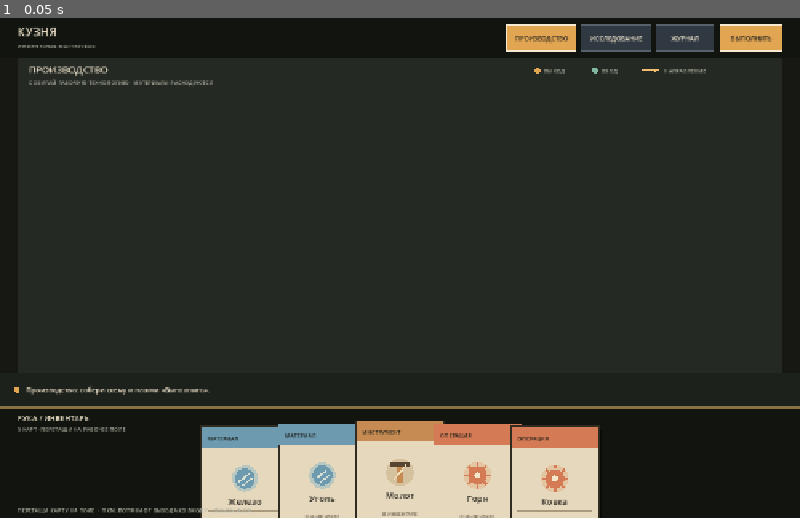
Above: before the commit, frame 1.
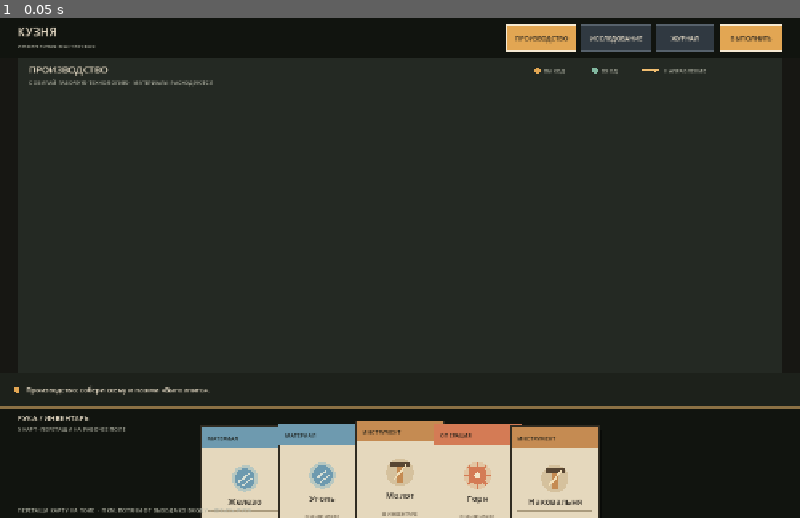
Above: after the commit, the same moment.

Repository: Blyaprint/new-1-bit-kuznya
Game: Godot game, scene res://scenes/board_prototype.tscn
Two runs of this game, one before a commit and one after it. Both use one fixed random seed, a clock stepped at 60 frames per second and the inputs below.
Inputs:
- Up to frame 1 (0.05 s): no input

The runs differ from the first frame. In frame 1, 0.2% of the frame differs, in the area x 64-73%, y 83-98%.

Commit message:
Give iron separate heat and force inputs

Diff:
--- a/scripts/board_prototype.gd
+++ b/scripts/board_prototype.gd
@@ -48,7 +48,7 @@
 	_add_card("Уголь", "МАТЕРИАЛ")
 	_add_card("Молот", "ИНСТРУМЕНТ")
 	_add_card("Горн", "ОПЕРАЦИЯ")
-	_add_card("Ковка", "ОПЕРАЦИЯ")
+	_add_card("Наковальня", "ИНСТРУМЕНТ")
 	queue_redraw()
 
 
@@ -209,7 +209,7 @@
 		execution_message = "Размести на поле хотя бы две карты."
 		return
 
-	var required := ["Железо", "Уголь", "Молот", "Нагрев", "Заготовка"]
+	var required := ["Железо", "Уголь", "Молот", "Горн"]
 	for title in required:
 		if not by_title.has(title):
 			execution_message = "Для подковы не хватает карты «%s»." % title
@@ -217,16 +217,14 @@
 	# Typed sockets model the actual workshop process.
 	var required_links := [
 		"%d:0:%d:0" % [int(by_title["Уголь"].id), int(by_title["Горн"].id)],
-		"%d:0:%d:1" % [int(by_title["Железо"].id), int(by_title["Горн"].id)],
-		"%d:0:%d:0" % [int(by_title["Горн"].id), int(by_title["Ковка"].id)],
-		"%d:0:%d:1" % [int(by_title["Молот"].id), int(by_title["Ковка"].id)]
+		"%d:0:%d:0" % [int(by_title["Горн"].id), int(by_title["Железо"].id)],
+		"%d:0:%d:1" % [int(by_title["Молот"].id), int(by_title["Железо"].id)]
 	]
 	var missing_steps: Array[String] = []
 	var step_names := [
-		"Уголь: Топливо → Горн: Топливо",
-		"Железо: Заготовка → Горн: Заготовка",
-		"Горн: Нагретый металл → Ковка: Нагретый металл",
-		"Молот: Удар → Ковка: Удар"
+		"Уголь подаёт горючее в горн",
+		"Горн передаёт температуру железу",
+		"Молот передаёт силу железу"
 	]
 	for i in range(required_links.size()):
 		if not production_links.has(required_links[i]):
@@ -235,11 +233,10 @@
 		execution_message = "Подкова не готова. Не хватает этапов: %s." % "; ".join(missing_steps)
 		return
 
-	var blank_position: Vector2 = Vector2(by_title["Ковка"].production_position)
+	var blank_position: Vector2 = Vector2(by_title["Железо"].production_position)
 	var consumed_ids := [
 		int(by_title["Железо"].id),
-		int(by_title["Уголь"].id),
-		int(by_title["Горн"].id), int(by_title["Ковка"].id)
+		int(by_title["Уголь"].id)
 	]
 	for card in cards.duplicate():
 		if consumed_ids.has(int(card.id)):
@@ -250,7 +247,7 @@
 	var result_card: Dictionary = cards.back()
 	result_card.production_place = "board"
 	result_card.production_position = blank_position
-	execution_message = "Подкова изготовлена. Железо, уголь и заготовка израсходованы; молот и нагрев сохранены."
+	execution_message = "Подкова изготовлена. Железо и уголь израсходованы; горн и молот сохранены."
 
 
 func _run_experiment() -> void:
@@ -266,7 +263,7 @@
 	for card in board_cards:
 		titles.append(str(card.title))
 	var has_iron := titles.has("Железо")
-	var has_heat := titles.has("Нагрев")
+	var has_heat := titles.has("Горн")
 	var has_hammer := titles.has("Молот")
 
 	# First guided discovery: an iron + heat + hammer experiment reveals forging.
@@ -325,28 +322,30 @@
 	drag_card_id = -1
 
 
-func _input_ports(card: Dictionary) -> Array[String]:
+func _input_ports(card: Dictionary) -> Array[Dictionary]:
+	# Железу нужны два независимых воздействия: нагрев и сила.
 	match str(card.title):
 		"Горн":
-			return ["Топливо", "Заготовка"]
-		"Ковка":
-			return ["Нагретый металл", "Удар"]
+			return [{"label": "Топливо", "kind": "fuel"}]
+		"Железо":
+			return [
+				{"label": "Температура", "kind": "temperature"},
+				{"label": "Сила", "kind": "force"}
+			]
 		_:
 			return []
 
 
-func _output_ports(card: Dictionary) -> Array[String]:
+func _output_ports(card: Dictionary) -> Array[Dictionary]:
 	match str(card.title):
 		"Уголь":
-			return ["Топливо"]
+			return [{"label": "Горючее", "kind": "fuel"}]
+		"Горн":
+			return [{"label": "Тепло", "kind": "temperature"}]
+		"Молот":
+			return [{"label": "Сила", "kind": "force"}]
 		"Железо":
-			return ["Заготовка"]
-		"Молот":
-			return ["Удар"]
-		"Горн":
-			return ["Нагретый металл"]
-		"Ковка":
-			return ["Подкова"]
+			return [{"label": "Результат", "kind": "product"}]
 		_:
 			return []
 
@@ -367,7 +366,7 @@
 		var ports := _output_ports(card) if is_output else _input_ports(card)
 		for i in range(ports.size()):
 			if point.distance_to(_port_position(card, is_output, i)) <= 16.0:
-				return {"id": card.id, "title": card.title, "port_index": i, "port_label": ports[i]}
+				return {"id": card.id, "title": card.title, "port_index": i, "port_label": str(ports[i].label)}
 	return {}
 
 
@@ -449,17 +448,33 @@
 	var to_card := _card_by_id(to_id)
 	if from_card.is_empty() or to_card.is_empty():
 		return
-	var output_name := _output_ports(from_card)[from_port]
-	var input_name := _input_ports(to_card)[to_port]
-	if output_name != input_name:
-		execution_message = "Несовместимые точки: «%s» не подходит к «%s»." % [output_name, input_name]
+	var outputs := _output_ports(from_card)
+	var inputs := _input_ports(to_card)
+	if from_port < 0 or from_port >= outputs.size() or to_port < 0 or to_port >= inputs.size():
+		return
+	var output_data: Dictionary = outputs[from_port]
+	var input_data: Dictionary = inputs[to_port]
+	if str(output_data.kind) != str(input_data.kind):
+		execution_message = "Несовместимые сигналы: «%s» не подходит ко входу «%s»." % [output_data.label, input_data.label]
 		return
 	var key := "%d:%d:%d:%d" % [from_id, from_port, to_id, to_port]
 	var current := _active_links()
 	if not current.has(key):
 		current.append(key)
 		_set_active_links(current)
-		execution_message = "Совместимость подтверждена: %s → %s." % [output_name, input_name]
+		execution_message = _connection_description(str(from_card.title), str(to_card.title), str(output_data.kind))
+
+
+func _connection_description(source: String, target: String, kind: String) -> String:
+	match kind:
+		"fuel":
+			return "Уголь подаёт горючее в горн."
+		"temperature":
+			return "Горн передаёт тепло железу."
+		"force":
+			return "Молот передаёт силу железу."
+		_:
+			return "%s передаёт результат карте «%s»." % [source, target]
 
 
 func _remove_links_for_card(graph_links: Array[String], card_id: int) -> void:
@@ -623,11 +638,14 @@
 		for i in range(inputs.size()):
 			var p := _port_position(card, false, i)
 			draw_circle(p, 6.0, Color("#82b8a0"))
-			draw_string(font, Vector2(top_left.x + 7, p.y - top_left.y - 9), inputs[i], HORIZONTAL_ALIGNMENT_LEFT, 58, 8, Color("#34483f"))
+			draw_string(font, Vector2(top_left.x + 7, p.y - top_left.y - 9), str(inputs[i].label), HORIZONTAL_ALIGNMENT_LEFT, 58, 8, Color("#34483f"))
 		for i in range(outputs.size()):
 			var p := _port_position(card, true, i)
 			draw_circle(p, 6.0, ACCENT)
-			draw_string(font, Vector2(top_left.x + CARD_SIZE.x - 66, p.y - top_left.y - 9), outputs[i], HORIZONTAL_ALIGNMENT_RIGHT, 58, 8, Color("#594126"))
+			draw_string(font, Vector2(top_left.x + CARD_SIZE.x - 66, p.y - top_left.y - 9), str(outputs[i].label), HORIZONTAL_ALIGNMENT_RIGHT, 58, 8, Color("#594126"))
+		if str(card.category) == "МАТЕРИАЛ":
+			draw_string(font, top_left + Vector2(8, 47), "СВОЙСТВА", HORIZONTAL_ALIGNMENT_CENTER, CARD_SIZE.x - 16, 8, Color("#46504a"))
+			draw_string(font, top_left + Vector2(8, 59), "Температура · прочность", HORIZONTAL_ALIGNMENT_CENTER, CARD_SIZE.x - 16, 8, Color("#46504a"))
 
 
 func _category_color(category: String) -> Color:
